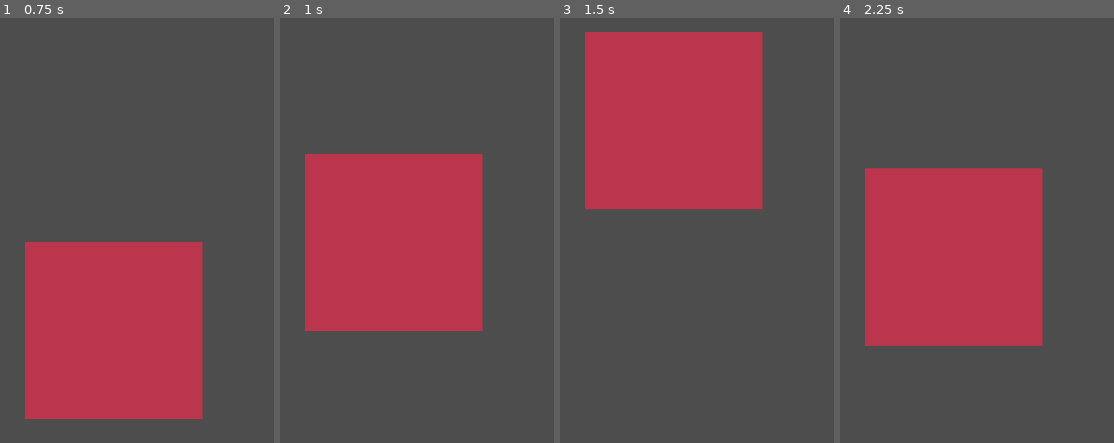
Above: before the commit, frames 1-4 (left to right).
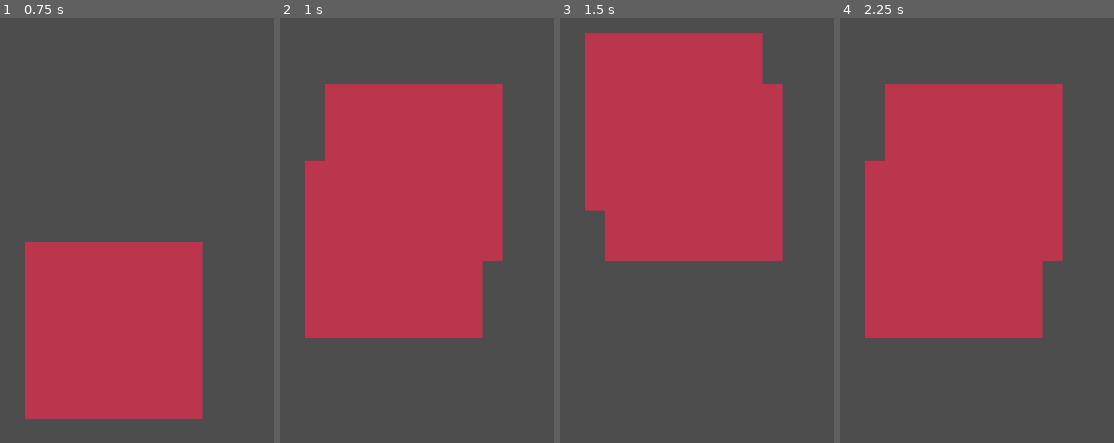
Above: after the commit, the same moments.

Repository: casellner/Idle-Jacks
Game: Godot game, scene res://game.tscn
Same seed, same stepped clock (60 frames per second), same inputs: the game is played once before the commit and once after it.
Inputs:
- Up to frame 1 (0.75 s): tap Enter (ui_accept) at 0.5, 0.6 s
- Up to frame 2 (1 s): tap Enter (ui_accept) at 0.77 s
- Up to frame 3 (1.5 s): tap Enter (ui_accept) at 1.07, 1.35 s
- Up to frame 4 (2.25 s): tap Enter (ui_accept) at 1.52, 1.82, 2.1 s

Frame 1 is identical in both runs. In frame 2, 14% of the frame differs, in the area x 9-82%, y 15-76%; in frame 3, 10%; in frame 4, 16%, in the area x 9-82%, y 15-78%.

Commit message:
Add jack that spawns when ball is bounced and despawns when ball hits ground

Diff:
--- a/Godot/game.tscn
+++ b/Godot/game.tscn
@@ -1,10 +1,12 @@
-[gd_scene load_steps=3 format=3 uid="uid://dltk7wadcodli"]
+[gd_scene load_steps=4 format=3 uid="uid://dltk7wadcodli"]
 
 [ext_resource type="PackedScene" uid="uid://q54hxsydl8vl" path="res://ball.tscn" id="1_3fcaw"]
+[ext_resource type="Script" path="res://scripts/game.gd" id="1_mj0j3"]
 
 [sub_resource type="WorldBoundaryShape2D" id="WorldBoundaryShape2D_x2bm8"]
 
 [node name="Game" type="Node2D"]
+script = ExtResource("1_mj0j3")
 
 [node name="Ball" parent="." instance=ExtResource("1_3fcaw")]
 position = Vector2(164, 297)
--- /dev/null
+++ b/Godot/jack.tscn
@@ -0,0 +1,8 @@
+[gd_scene load_steps=2 format=3 uid="uid://dehbd8ajqgwqh"]
+
+[ext_resource type="Texture2D" uid="uid://ckcxso8cy0f4y" path="res://sprites/ball.png" id="1_tuuw0"]
+
+[node name="Jack" type="Node2D"]
+
+[node name="Sprite2D" type="Sprite2D" parent="."]
+texture = ExtResource("1_tuuw0")
--- a/Godot/scripts/ball.gd
+++ b/Godot/scripts/ball.gd
@@ -3,6 +3,8 @@
 const BOUNCE_VELOCITY = -800.0 # speed at which ball is bounced when clicked
 
 var gravity = ProjectSettings.get_setting("physics/2d/default_gravity")
+
+var jump
 
 # Gravity physics
 func _physics_process(delta):
@@ -10,8 +12,9 @@
 	if not is_on_floor():
 		velocity.y += gravity * delta
 
-	# Handle jump
-	if Input.is_action_just_pressed("ui_accept") and is_on_floor():
-		velocity.y = BOUNCE_VELOCITY
+	# if jump command was sent by game.gd
+	if jump:
+		jump = false # make jump command false
+		velocity.y = BOUNCE_VELOCITY # give ball upward velocity
 
 	move_and_slide()
--- /dev/null
+++ b/Godot/scripts/game.gd
@@ -0,0 +1,37 @@
+extends Node2D
+
+var mynode = preload("res://jack.tscn")
+
+# Random number for Jack position
+var rand = RandomNumberGenerator.new()
+
+var jack_instance : Node = null
+
+# Called when the node enters the scene tree for the first time.
+func _ready() -> void:
+	rand.randomize()
+	pass # Replace with function body.
+
+
+# Called every frame. 'delta' is the elapsed time since the previous frame.
+func _process(delta: float) -> void:
+	# if ball is on the ground
+	if $Ball.is_on_floor():
+		# delete any jacks
+		if jack_instance:
+			jack_instance.queue_free()
+			jack_instance = null
+		# if ball is clicked
+		if Input.is_action_just_pressed("ui_accept"):
+			$Ball.jump = true # tell ball to jump
+			spawn_jack() #spawn a jack
+
+# Function: spawn_jack()
+# Purpose:  This function instantiates a jack and gives it a random position
+func spawn_jack():
+	var x = rand.randf_range(0, 300)
+	var y = rand.randf_range(0, 300)
+
+	jack_instance = mynode.instantiate()
+	jack_instance.position = Vector2(x, y)
+	add_child(jack_instance)
